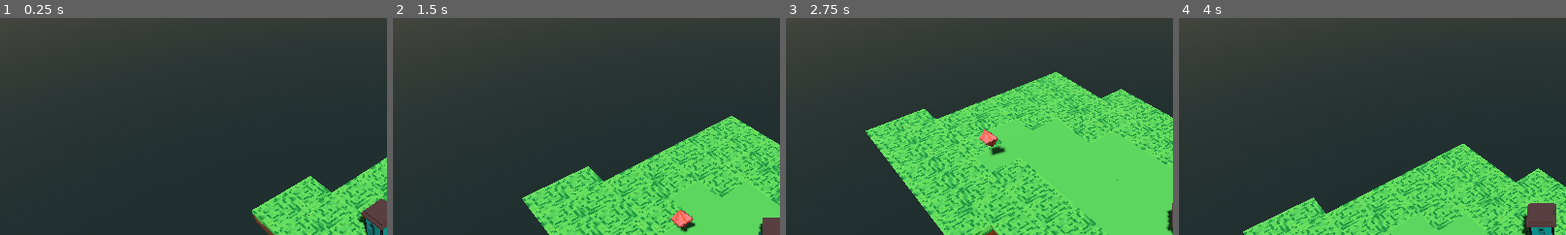
Above: before the commit, frames 1-4 (left to right).
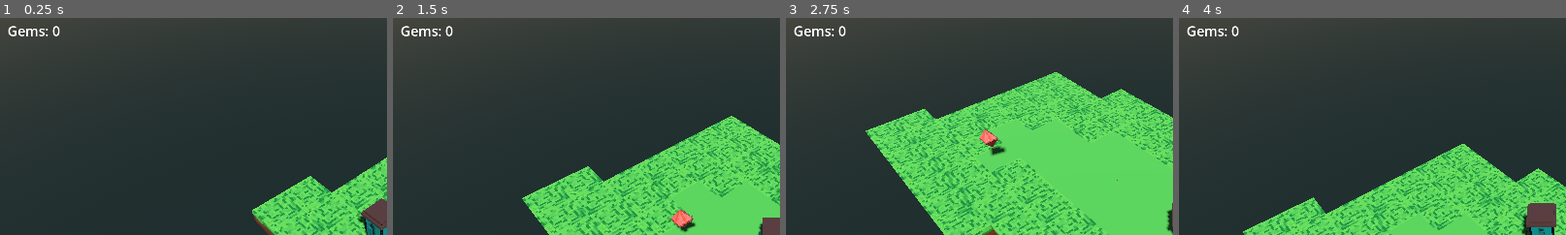
Above: after the commit, the same moments.

Repository: redacted24/gametesting-v2
Game: Godot game, scene res://main.tscn
The game is run twice, just before and just after one commit, with the same random seed, the same clock (stepped at 60 frames per second) and the same inputs.
Inputs:
- Up to frame 1 (0.25 s): no input
- Up to frame 2 (1.5 s): hold D (move_right) 0.53-1.28 s; tap Space (jump) at 0.77 s; hold S (move_down) from 1.28 s (still down)
- Up to frame 3 (2.75 s): tap Space (jump) at 1.52 s; release S (move_down) at 2.03 s; hold D (move_right) from 2.03 s (still down)
- Up to frame 4 (4 s): release D (move_right) at 2.78 s; hold W (move_up) 2.78-3.53 s; tap Space (jump) at 3.02, 3.77 s; hold A (move_left) from 3.53 s (still down)
The pictures show only the part of the screen within x 1-51%, y 2-51%; the shares and areas given below are measured in that part.

The runs differ from the first frame. In frame 1, 0.3% of the frame differs, in the area x 2-16%, y 3-9%; in frame 2, 0.3%; in frame 3, 0.3%; in frame 4, 0.3%.

Commit message:
added score interactivity

Diff:
--- /dev/null
+++ b/Levels/level_1.gd
@@ -0,0 +1,4 @@
+extends Node3D
+
+func _ready():
+	$gem.collected.connect($UI/gem_label._on_gem_pickup.bind())
--- a/Levels/level_1.tscn
+++ b/Levels/level_1.tscn
@@ -1,11 +1,17 @@
-[gd_scene load_steps=5 format=3 uid="uid://blb124skrwrcw"]
+[gd_scene load_steps=8 format=3 uid="uid://blb124skrwrcw"]
 
+[ext_resource type="Script" path="res://Levels/level_1.gd" id="1_pi0mm"]
 [ext_resource type="PackedScene" uid="uid://br3860se46788" path="res://player.tscn" id="2_vpmv0"]
 [ext_resource type="Environment" uid="uid://cebq666lr0qkj" path="res://Resources/level_1_sky.tres" id="3_qi5k3"]
 [ext_resource type="MeshLibrary" uid="uid://bv1lu5vf5rtuv" path="res://mesh library/world_blocks.tres" id="4_cpqpf"]
 [ext_resource type="PackedScene" uid="uid://deg05rtaot18i" path="res://gem.tscn" id="4_k18wi"]
+[ext_resource type="Script" path="res://label.gd" id="6_gvxq6"]
+
+[sub_resource type="LabelSettings" id="LabelSettings_iyae0"]
+font_size = 34
 
 [node name="Level1" type="Node3D"]
+script = ExtResource("1_pi0mm")
 
 [node name="DirectionalLight3D" type="DirectionalLight3D" parent="."]
 transform = Transform3D(0.369249, -0.763479, 0.529862, 0.0982554, 0.599032, 0.794674, -0.924122, -0.24137, 0.296208, -0.201561, 11.1049, 14.6405)
@@ -33,3 +39,19 @@
 [node name="gem" parent="." instance=ExtResource("4_k18wi")]
 transform = Transform3D(1, 0, 0, 0, 1, 0, 0, 0, 1, 1.50811, 0.379875, -0.498045)
 monitorable = true
+
+[node name="UI" type="Control" parent="."]
+layout_mode = 3
+anchors_preset = 0
+offset_right = 40.0
+offset_bottom = 40.0
+
+[node name="gem_label" type="Label" parent="UI"]
+layout_mode = 0
+offset_left = 33.0
+offset_top = 25.0
+offset_right = 156.0
+offset_bottom = 48.0
+text = "Gems: 0"
+label_settings = SubResource("LabelSettings_iyae0")
+script = ExtResource("6_gvxq6")
--- a/gem.gd
+++ b/gem.gd
@@ -1,6 +1,8 @@
 extends Area3D
 
+signal collected
 
 func _on_body_entered(body: Node3D) -> void:
 	print('coin collected')
+	collected.emit()
 	queue_free()
--- /dev/null
+++ b/label.gd
@@ -0,0 +1,6 @@
+extends Label
+var gem_count = 0
+
+func _on_gem_pickup():
+	gem_count += 1
+	text = "Gems: %s" %gem_count
--- /dev/null
+++ b/main.gd
@@ -0,0 +1 @@
+extends Node
--- a/main.tscn
+++ b/main.tscn
@@ -1,7 +1,9 @@
-[gd_scene load_steps=2 format=3 uid="uid://dnsrsv7t3txq1"]
+[gd_scene load_steps=3 format=3 uid="uid://dnsrsv7t3txq1"]
 
+[ext_resource type="Script" path="res://main.gd" id="1_hi0st"]
 [ext_resource type="PackedScene" uid="uid://blb124skrwrcw" path="res://Levels/level_1.tscn" id="1_i1equ"]
 
 [node name="Main" type="Node"]
+script = ExtResource("1_hi0st")
 
 [node name="Level1" parent="." instance=ExtResource("1_i1equ")]
Not shown: 8 places in mesh library/world_blocks.tres that only renumber resources
Not shown, added: mai700D.tmp
